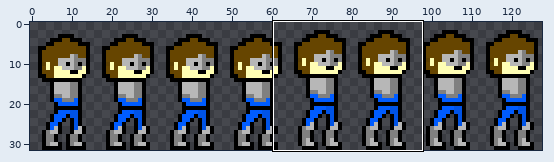
Two states of a sprite sheet, res/Player Sprites/Idle/idleBounceBody.png. Above: a wide view before the commit, with the close-up outlined.
Close-up. First the earlier version:
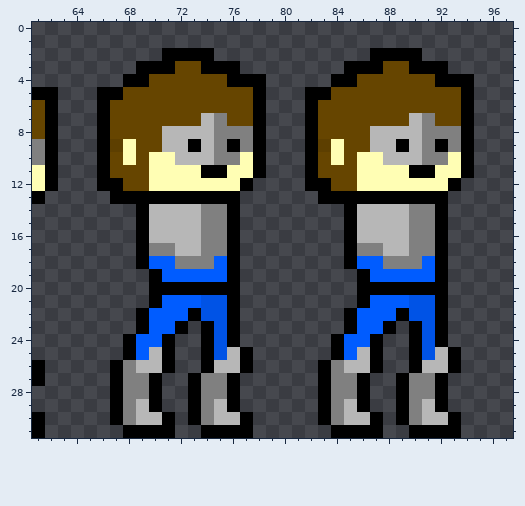
The file is 128x32 pixels. Shown: x 61..97, y 0..31.
New version:
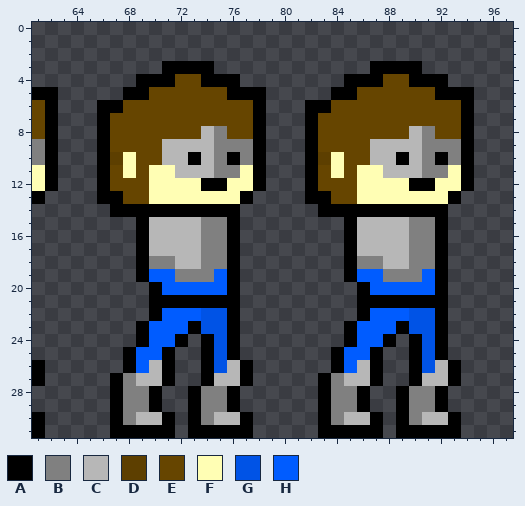
Palette (. is transparent): A #000000  B #808080  C #b7b7b7  D #5d3f00  E #664500  F #fffeb4  G #0053e6  H #005cff
Changes in this commit:
Changed rows in their new state; - is an unchanged pixel.
first column x 66:
 2 -----....------------....----
 3 ---..-AA-..--------..-AA-..--
 4 --.-AA--AA-..-----.-AA--AA-..
 5 ..AA------AA----..AA------AA-
 6 -A---------------A-----------
 7 --------EE--------------EE---
 8 -----EEE--EE---------EEE--EE-
 9 -EE----C--B------EE----C--B--
10 -D--EC-A--AB-----D--EC-A--AB-
11 --F---CCCBB-------F---CCCBB--
12 -E------AA-FA----E------AA-FA
13 A-EEFFFFFFFA----A-EEFFFFFFFA-
14 -AA-AAAAAA-------AA-AAAAAA---
17 ----CC--------------CC-------
18 ----BBCC-B----------BBCC-B---
19 ---AH-BBB----------AH-BBB----
20 -----HHHHH-----------HHHHH---
21 -----AAAAA-----------AAAAA---
22 ---.A--H-----------.A--H-----
23 ------HAG-------------HAG----
24 --.A-HA-----------.A-HA------
25 ----H-----A.--------H-----A.-
26 -.AH-----G-------.AH-----G---
27 ---CCA-.ACCA-------CCA-.ACCA-
29 ---B-----B---------B-----B---
31 -A-----A---------A-----A-----
Pixel boxes of the changes (left, top, right, bottom) in both close-ups:
changed: (97, 48, 266, 438)
changed: (305, 48, 474, 438)
